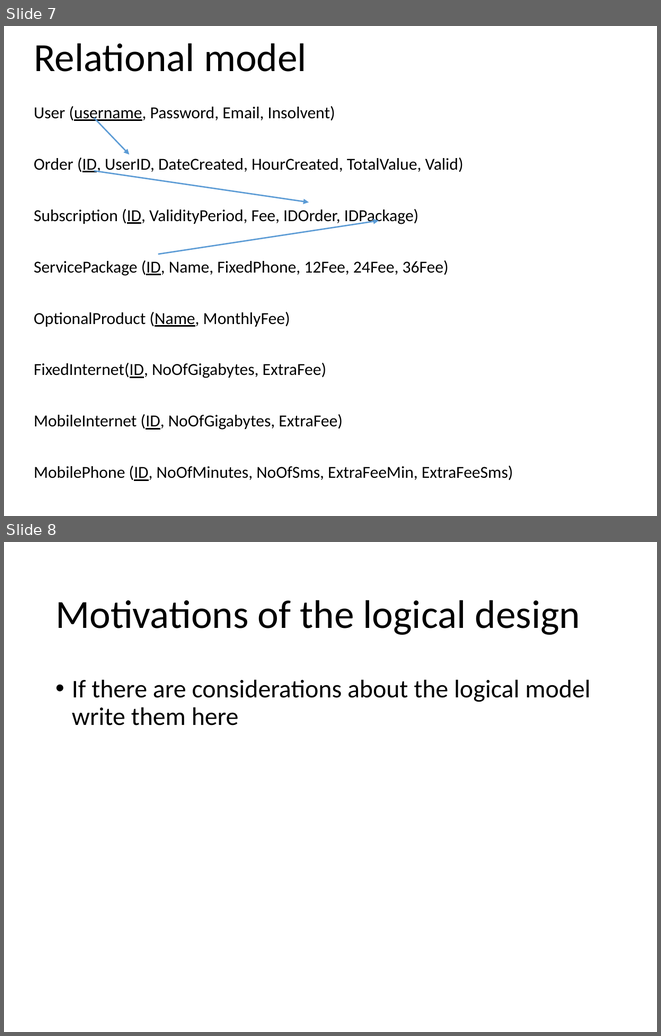
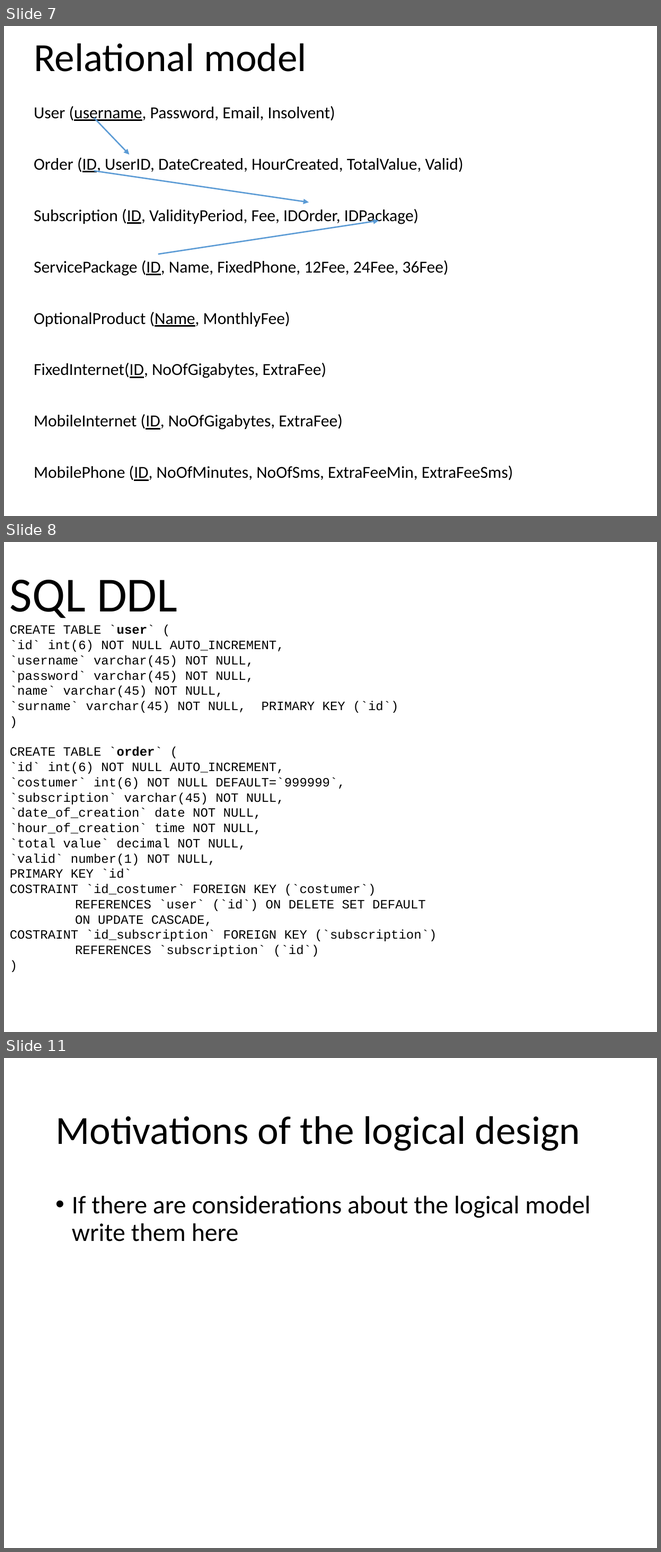
Before and after one commit to marcozetaa/TelcoService, a slide deck: UML/Presentation.pptx. Shown one above the other, each under a label of ours: slides 7 and 8 before the commit, slides 7, 8 and 11 after it; the slides between them are not shown. The pictures are 661x1036 and 661x1552 pixels, drawn with LibreOffice and Linux fonts; fonts in the diff are those of the drawing. Boxes give left, top, right and bottom in pixels: in the first picture for what was removed or moved away, otherwise in the second. Text is boxed around its words. In the diff, an @@ line names an element or a change of style, - is before the commit and + after.

```diff
--- a/UML/Presentation.pptx
+++ b/UML/Presentation.pptx
@@ slide 8 added at (x1=4, y1=542, x2=657, y2=1032), background #FFFFFF @@
@@ text added at (x1=10, y1=580, x2=436, y2=956), 14 pt, text #000000 @@
+SQL DDL
+CREATE TABLE `user` (
+`id` int(6) NOT NULL AUTO_INCREMENT,
+`username` varchar(45) NOT NULL,
+`password` varchar(45) NOT NULL,
+`name` varchar(45) NOT NULL,
+`surname` varchar(45) NOT NULL, PRIMARY KEY (`id`)
+)
+CREATE TABLE `order` (
+`id` int(6) NOT NULL AUTO_INCREMENT,
+`costumer` int(6) NOT NULL DEFAULT=`999999`,
+`subscription` varchar(45) NOT NULL,
+`date_of_creation` date NOT NULL,
+`hour_of_creation` time NOT NULL,
+`total value` decimal NOT NULL,
+`valid` number(1) NOT NULL,
+PRIMARY KEY `id`
+COSTRAINT `id_costumer` FOREIGN KEY (`costumer`)
+REFERENCES `user` (`id`) ON DELETE SET DEFAULT
+ON UPDATE CASCADE,
+COSTRAINT `id_subscription` FOREIGN KEY (`subscription`)
+REFERENCES `subscription` (`id`)
+)
@@ what was slide 8 is now slide 11 @@
```
Also in this commit, not shown: 2 slides changed, 2 other slides added.
